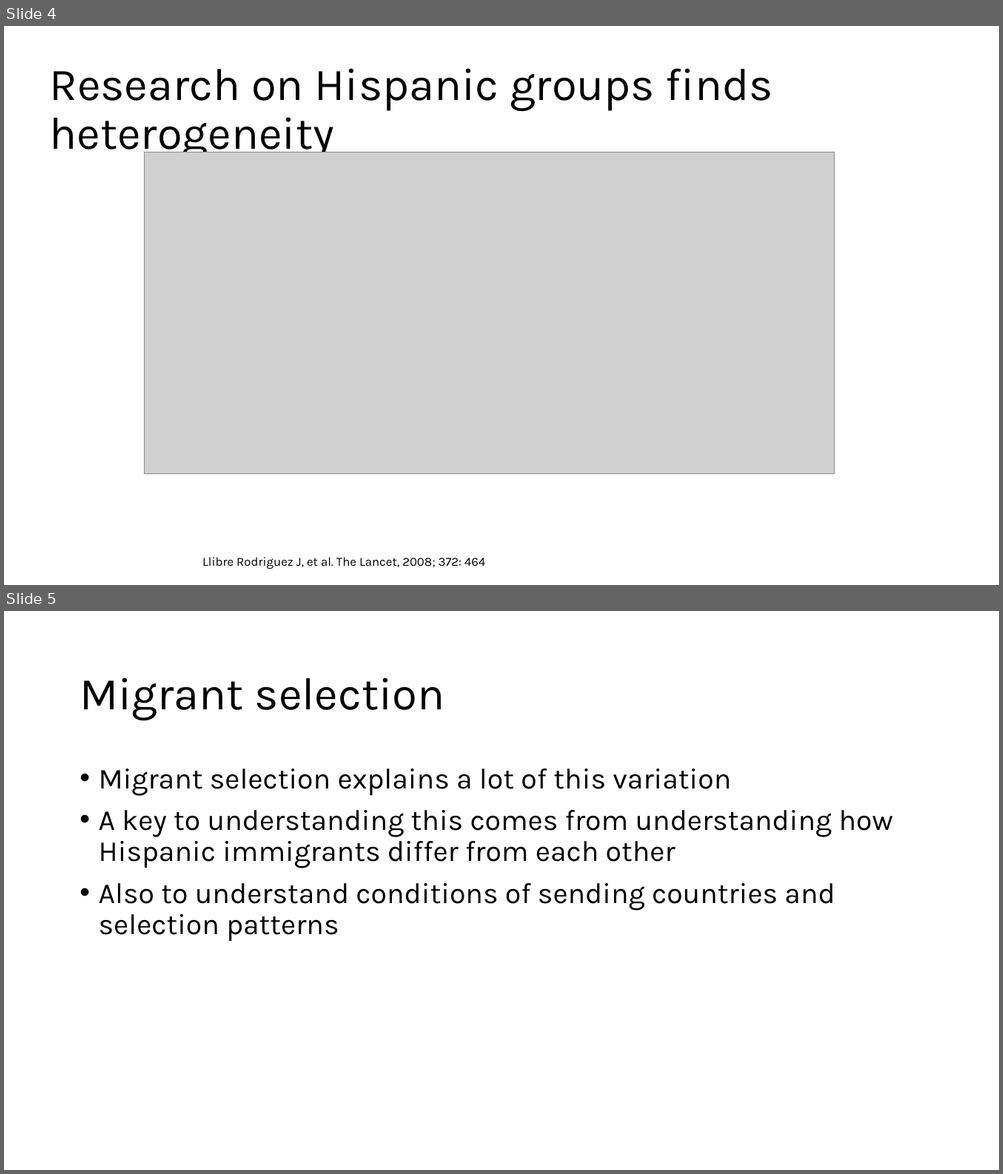
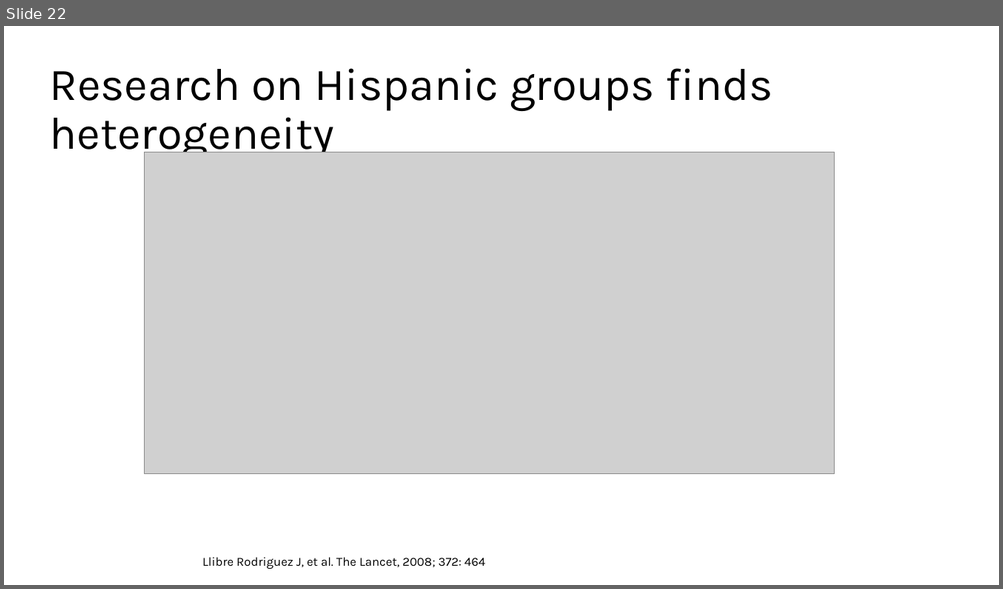
Before and after one commit to chrissoria/international_migration_ses, a slide deck: presentation/PAA_2025.pptx. Shown one above the other, each under a label of ours: slides 4 and 5 before the commit, slide 22 after it. The pictures are 1003x1174 and 1003x589 pixels, drawn with LibreOffice and Linux fonts; fonts in the diff are those of the drawing; grey boxes stand for pictures. Boxes give left, top, right and bottom in pixels: in the first picture for what was removed or moved away, otherwise in the second. Text is boxed around its words. In the diff, an @@ line names an element or a change of style, - is before the commit and + after.

Commit message:
playing around with different versions of age at migration plot

```diff
--- a/presentation/PAA_2025.pptx
+++ b/presentation/PAA_2025.pptx
@@ slide 5 removed at (x1=4, y1=611, x2=999, y2=1170), background #FFFFFF @@
@@ title removed at (x1=79, y1=678, x2=445, y2=721) @@
-Migrant selection
@@ text removed at (x1=99, y1=769, x2=893, y2=942) @@
-• Migrant selection explains a lot of this variation
-• A key to understanding this comes from understanding how Hispanic immigrants differ from each other
-• Also to understand conditions of sending countries and selection patterns
@@ what was slide 4 is now slide 22 @@
```
Also in this commit, not shown: 6 slides changed, 6 slides added, 3 other slides removed, 9 other files.
